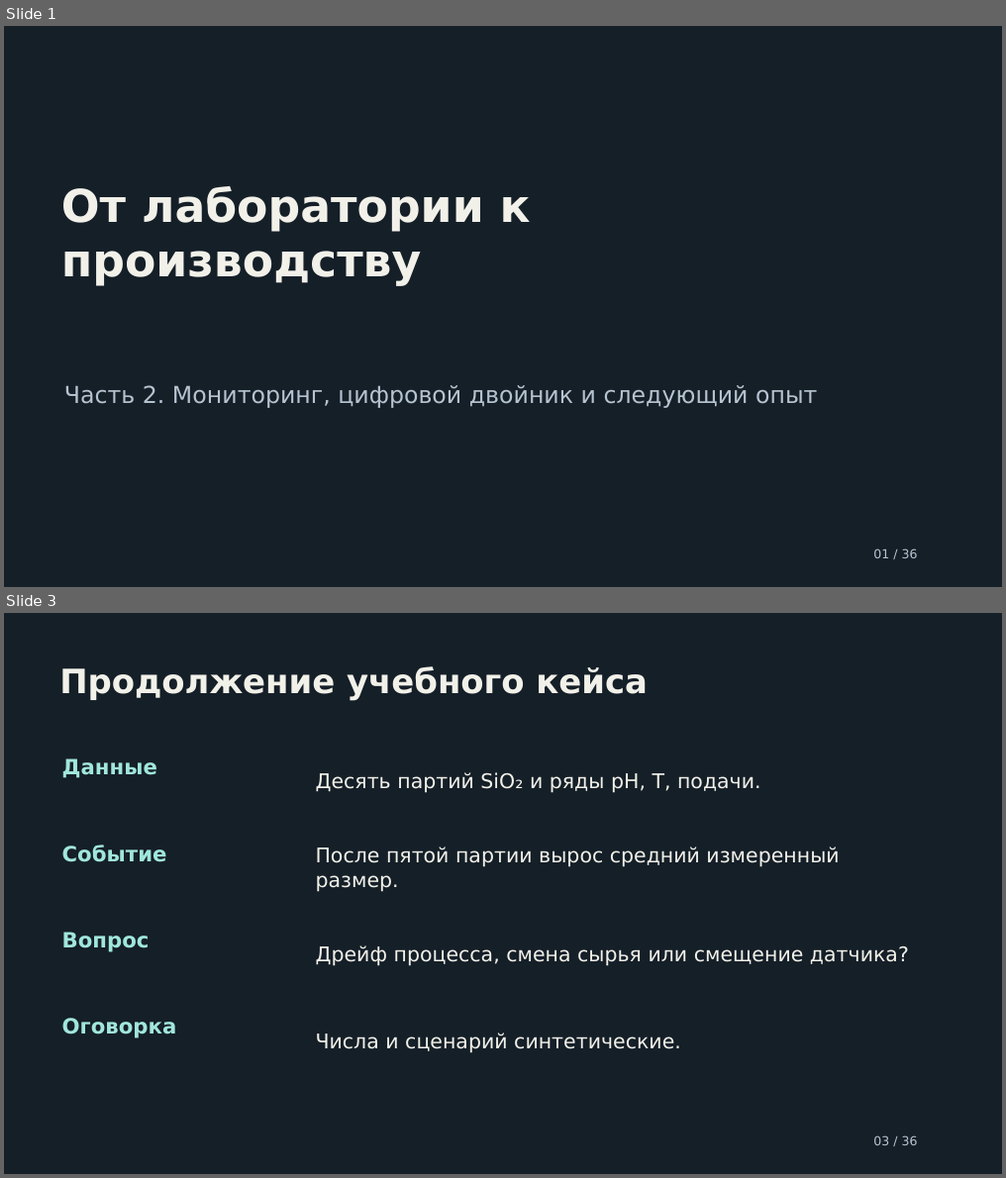
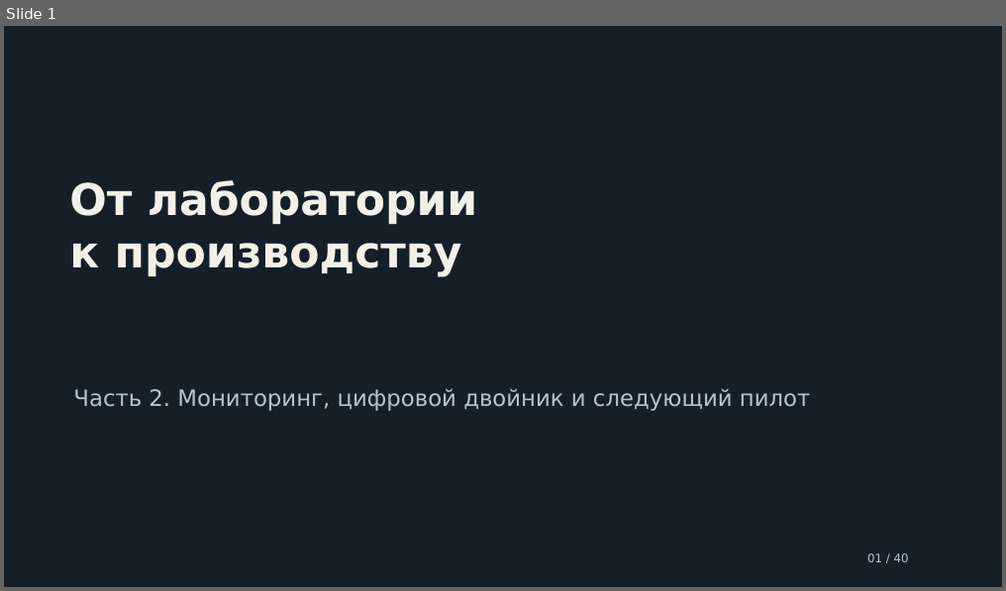
Before and after one commit to ashrpv/computer_science_in_nanoscience, a slide deck: slides/14_from_lab_to_production_monitoring_and_twin.pptx. Shown one above the other, each under a label of ours: slides 1 and 3 before the commit, slide 1 after it; the slides between them are not shown. The pictures are 1006x1178 and 1006x591 pixels, drawn with LibreOffice and Linux fonts; fonts in the diff are those of the drawing. Boxes give left, top, right and bottom in pixels: in the first picture for what was removed or moved away, otherwise in the second. Text is boxed around its words. In the diff, an @@ line names an element or a change of style, - is before the commit and + after.

```diff
--- a/slides/14_from_lab_to_production_monitoring_and_twin.pptx
+++ b/slides/14_from_lab_to_production_monitoring_and_twin.pptx
@@ slide 3 removed at box(4, 613, 1002, 1174), background #151F28 @@
@@ text removed at box(59, 666, 648, 700) @@
-Продолжение учебного кейса
@@ text removed at box(62, 759, 157, 778) @@
-Данные
@@ text removed at box(316, 772, 761, 793) @@
-Десять партий SiO₂ и ряды pH, T, подачи.
@@ text removed at box(62, 845, 167, 862) @@
-Событие
@@ text removed at box(316, 847, 839, 892) @@
-После пятой партии вырос средний измеренный размер.
@@ text removed at box(62, 932, 150, 953) @@
-Вопрос
@@ text removed at box(316, 946, 909, 966) @@
-Дрейф процесса, смена сырья или смещение датчика?
@@ text removed at box(62, 1018, 177, 1039) @@
-Оговорка
@@ text removed at box(316, 1033, 681, 1054) @@
-Числа и сценарий синтетические.
@@ text removed at box(873, 1136, 918, 1146) @@
-03 / 36
@@ slide 1 changed as well @@
@@ text at box(69, 180, 478, 276): text changed; size 43.5 to 42 pt @@
-От лаборатории к производству
+От лаборатории
+к производству
@@ text at box(73, 388, 810, 411): text changed; size 22.5 to 21.8 pt @@
-Часть 2. Мониторинг, цифровой двойник и следующий опыт
+Часть 2. Мониторинг, цифровой двойник и следующий пилот
@@ vertical alignment middle to top in 3 elements at box(69, 180, 478, 276), box(73, 388, 810, 411), box(867, 554, 909, 563) @@
@@ text at box(867, 554, 909, 563): text changed; size 12 to 11.2 pt @@
-01 / 36
+01 / 40
```
Also in this commit, not shown: 39 slides added, 34 other slides removed, 8 other files.
